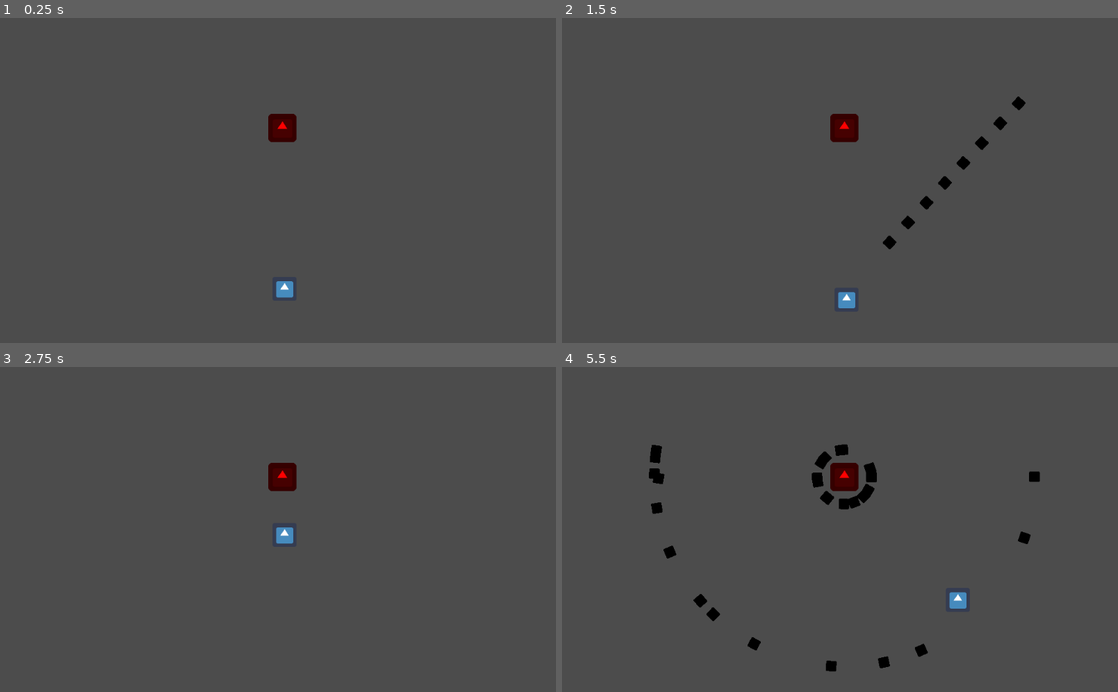
Above: before the commit, frames 1-4 (two rows, left to right).
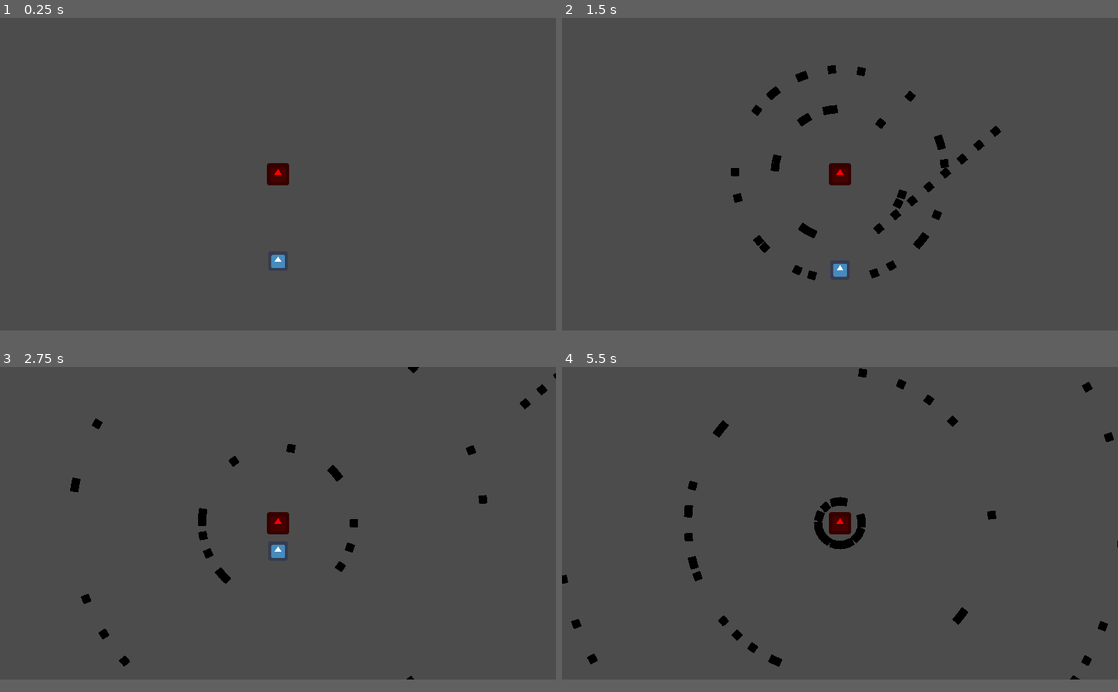
Above: after the commit, the same moments.

Repository: warriormaster12/HeartTale
Game: Godot game, scene res://Levels/BossLevel.tscn
Same seed, same stepped clock (60 frames per second), same inputs: the game is played once before the commit and once after it. The engine's default icon, where the game draws it, is replaced by a stand-in: a white triangle on a blue panel in a dark square.
Inputs (mouse positions are in pixels of both pictures, inside the frame that each line leads up to):
- Up to frame 1 (0.25 s): no input
- Up to frame 2 (1.5 s): tap Enter at 0.5 s; move the mouse to (962, 164) at 0.52 s; press the mouse at (962, 164) at 0.53 s; move the mouse to (728, 196) at 1.27 s; release the mouse at (728, 196) at 1.28 s; tap S (move_b) at 1.35 s
- Up to frame 3 (2.75 s): move the mouse to (333, 458) at 2.02 s; hold W (move_f) from 2.03 s (still down)
- Up to frame 4 (5.5 s): move the mouse to (812, 594) at 2.77 s; release W (move_f) at 2.78 s; tap A (move_l) at 2.85 s; move the mouse to (1006, 578) at 3.52 s; hold D (move_r) 3.53-4.28 s; move the mouse to (673, 480) at 4.27 s; click (673, 480) at 4.35 s; move the mouse to (867, 529) at 5.02 s; hold S (move_b) from 5.03 s (still down)
In our replay, the window is 800x468 before the commit and 800x450 after it. These sizes can differ from the game's own. Grey fills any space a smaller window leaves; there, only what the larger window draws over its background counts as a difference.

The runs differ from the first frame. In frame 1, 1.0% of the frame differs, in the area x 48-54%, y 29-87%; in frame 2, 2.8%; in frame 3, 1.8%; in frame 4, 3.7%, in the area x 0-100%, y 0-97%.

Commit message:
resolution scaling

Diff:
--- a/GameObjects/Bullet/Bullet.gd
+++ b/GameObjects/Bullet/Bullet.gd
@@ -8,6 +8,7 @@
 var speed = 500
 onready var timer = get_node("SelfDestroyDelay")
 var target = "Player"
+
 
 # Called when the node enters the scene tree for the first time.
 func _ready():
--- /dev/null
+++ b/GameObjects/Camera/CustomCamera.tscn
@@ -0,0 +1,3 @@
+[gd_scene format=2]
+
+[node name="CustomCamera" type="Camera2D"]
--- a/GameObjects/Enemy/BehaviourTree/BTRoot.gd
+++ b/GameObjects/Enemy/BehaviourTree/BTRoot.gd
@@ -20,7 +20,7 @@
 func _process(delta):
 	if active_node == get_node("Stage"):
 		if stages == 0:
-			_wait(3.0)
+			_wait(1.0)
 		elif stages == 1:
 			_wait(5.0)
 			if ai_target_node.can_fire == true:
@@ -28,6 +28,8 @@
 		elif stages == 2:
 			_wait(1.0)
 			ai_target_node._spawn_bullet_rotation()
+		elif stages == 3:
+			_wait(3.0)
 
 
 func _wait(wait_time):
@@ -40,5 +42,5 @@
 func _on_BehaviourExecutionTimer_timeout():
 	can_trigger = true
 	stages +=1
-	if stages > 2:
+	if stages > 3:
 		stages = 0
--- a/GameObjects/Enemy/Enemy.gd
+++ b/GameObjects/Enemy/Enemy.gd
@@ -8,6 +8,7 @@
 onready var rotator_node = get_node("rotator")
 onready var timer = get_node("BulletSpawnDelay")
 var can_fire = false
+
 
 # Called when the node enters the scene tree for the first time.
 func _ready():
--- a/Levels/BossLevel.tscn
+++ b/Levels/BossLevel.tscn
@@ -1,14 +1,19 @@
-[gd_scene load_steps=3 format=2]
+[gd_scene load_steps=4 format=2]
 
 [ext_resource path="res://GameObjects/Player/Player.tscn" type="PackedScene" id=1]
 [ext_resource path="res://GameObjects/Enemy/Enemy.tscn" type="PackedScene" id=2]
+[ext_resource path="res://GameObjects/Camera/CustomCamera.tscn" type="PackedScene" id=3]
 
 [node name="BossLevel" type="Node2D"]
 
 [node name="Player" parent="." instance=ExtResource( 1 )]
-position = Vector2( 524, 500 )
+position = Vector2( 512, 500 )
 
 [node name="Enemy" parent="." instance=ExtResource( 2 )]
-position = Vector2( 520, 203 )
+position = Vector2( 512, 300 )
 fire_delay = 0.6
 health = 100
+
+[node name="CustomCamera" parent="." instance=ExtResource( 3 )]
+position = Vector2( 512, 300 )
+current = true
--- a/project.godot
+++ b/project.godot
@@ -18,6 +18,13 @@
 config/name="HeartTale"
 run/main_scene="res://Levels/BossLevel.tscn"
 config/icon="res://icon.png"
+
+[display]
+
+window/size/width=1280
+window/size/height=720
+window/stretch/mode="2d"
+window/stretch/aspect="expand"
 
 [input]
 
